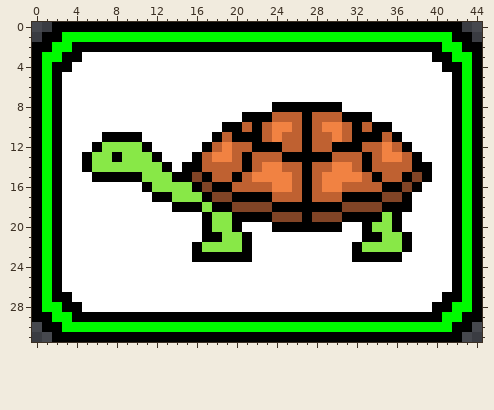
Pixel-art sprite, stored at word_slow.png. Above, as it was before the edit.
The file is 45x32 pixels.
After the commit:
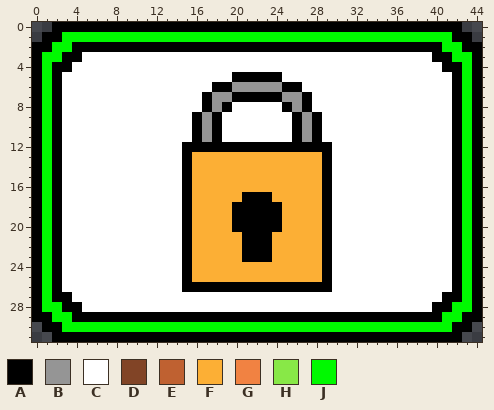
Palette (. is transparent): A #000000  B #959595  C #ffffff  D #814426  E #bf6131  F #fcaf35  G #f18242  H #88e847  J #00f900
What changed:
y 5: x 20..24 CCCCC -> AAAAA
y 6: x 18..26 CCCCCCCCC -> AABBBBBAA
y 7: x 17..27 CCCCCCCCCCC -> ABBAAAAABBA
y 8: x 17..19 CCC -> ABA; x 24 A -> C; x 26 A -> B; x 28..30 AAA -> CCC
y 9: x 16..18 CCC -> ABA; x 21..33 AAAEEEAEEEAAA -> CCCCCABACCCCC
y 10: x 16..35 CCCAAEAEGGEAEGGEAEAA -> ABACCCCCCCABACCCCCCC
y 11: x 7..10 AAAA -> CCCC; x 16..17 CC -> AB; x 19..36 EAAAEGEEAEEGEAAAEA -> CCCCCCCABACCCCCCCC
y 12: x 6..11 AHHHHA -> CCCCCC; x 15..16 CC -> AA; x 18..21 EGEE -> AAAA; x 25..26 EE -> AA; x 28..37 EEAAAEEGEA -> AACCCCCCCC
y 13: x 5..12 AHHAHHHA -> CCCCCCCC; x 15..28 CAEGGEAEEEAAAA -> AFFFFFFFFFFFFF; x 30..38 EEEAEGGEA -> CCCCCCCCC
y 14: x 5..13 AHHHHHHHA -> CCCCCCCCC; x 16..39 AEEEEAEGGEEAEEGGEAEEEEAA -> FFFFFFFFFFFFFACCCCCCCCCC
y 15: x 6..14 AAAAAHHHA -> CCCCCCCCC; x 16..39 DAEEAEGGGGEAEGGGGEAEEADA -> FFFFFFFFFFFFFACCCCCCCCCC
y 16: x 11..38 AHHHHADAAEEEEGGEAEGGEEEEAADA -> CCCCAFFFFFFFFFFFFFACCCCCCCCC
y 17: x 12..20 AAHHHADDA -> CCCAFFFFF; x 24..37 EEEAEEEAAAADDA -> FFFFFACCCCCCCC
y 18: x 14 A -> C; x 16..23 AHAADDDD -> FFFFAAAA; x 25..28 AAAA -> FFFF; x 30..37 ADDDDAAA -> CCCCCCCC
y 19: x 15..19 CCAHH -> AFFFF; x 24..36 DDDADDDAAAAHA -> AFFFFACCCCCCC
y 20: x 15..19 CCAHH -> AFFFF; x 21..23 CCC -> AAA; x 25..28 AAAA -> FFFF; x 30 A -> C; x 33..36 AHHA -> CCCC
y 21: x 15..20 CCAAHH -> AFFFFF; x 22..29 CCCCCCCC -> AAFFFFFA; x 33..37 AAHHA -> CCCCC
y 22: x 15..20 CAHHHH -> AFFFFF; x 22..29 CCCCCCCC -> AAFFFFFA; x 32..37 AHHHHA -> CCCCCC
y 23: x 15..20 CAAAAA -> AFFFFF; x 22..29 CCCCCCCC -> AAFFFFFA; x 32..36 AAAAA -> CCCCC
y 24..25: x 15..29 CCCCCCCCCCCCCCC -> AFFFFFFFFFFFFFA
y 26: x 15..29 CCCCCCCCCCCCCCC -> AAAAAAAAAAAAAAA
Where, in picture pixels (left, top, right, bottom), the same in both pictures:
changed: (82, 72, 432, 292)
